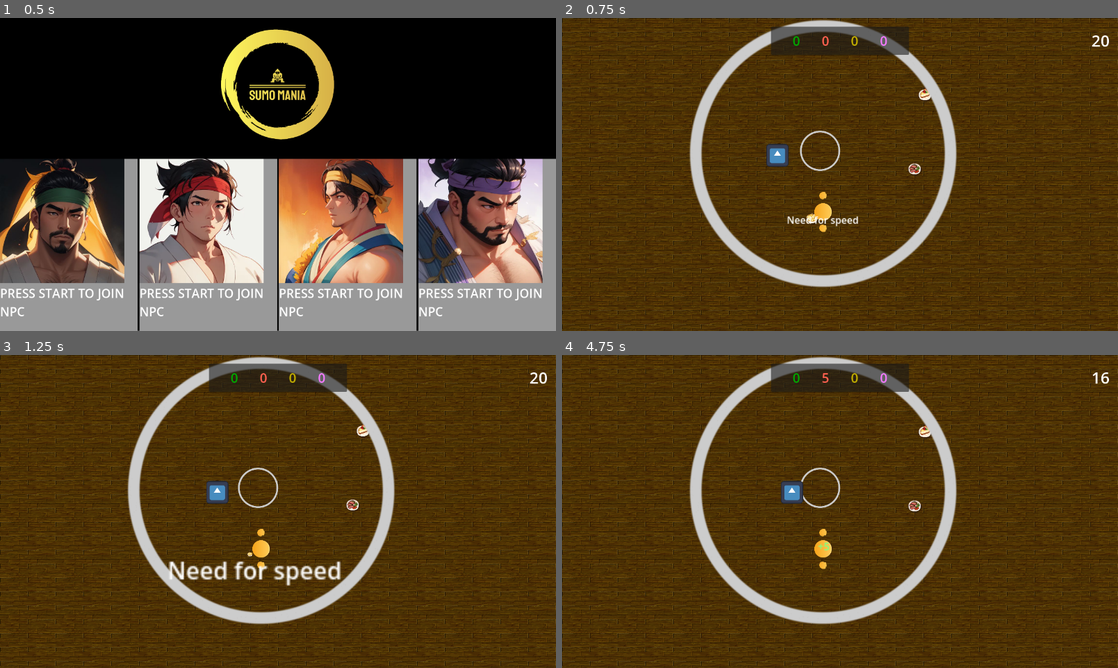
Above: before the commit, frames 1-4 (two rows, left to right).
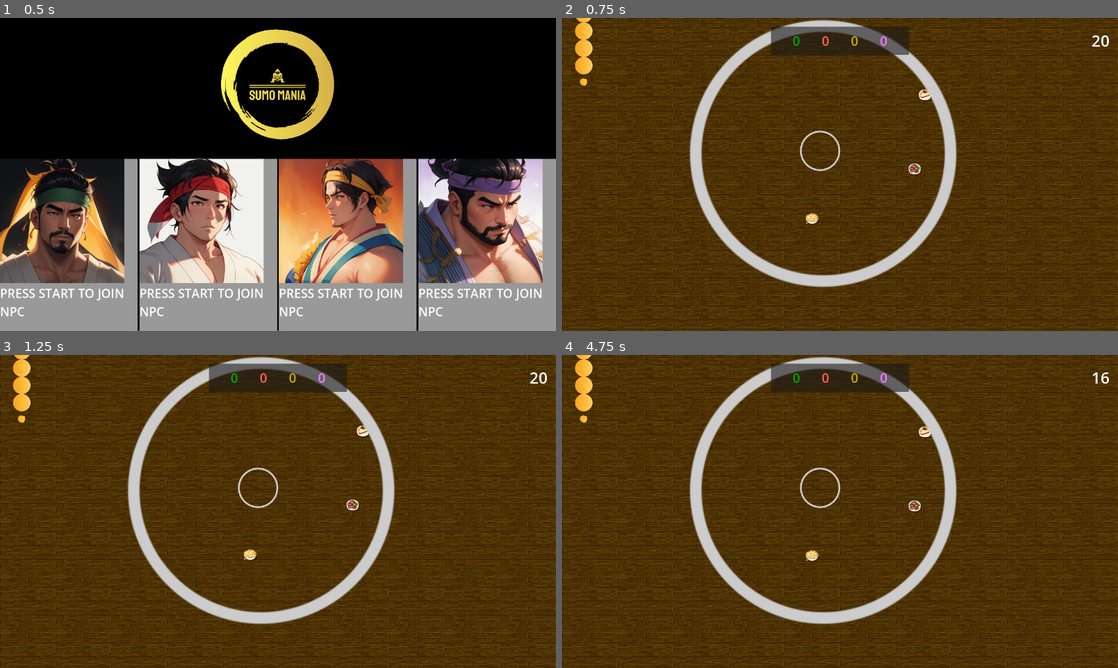
Above: after the commit, the same moments.

Repository: louiidev/ggj24_sumo
Game: Godot game, scene res://Scenes/Lobby.tscn
Two runs of this game, one before a commit and one after it. Both use one fixed random seed, a clock stepped at 60 frames per second and the inputs below. This scene is started directly instead of the project's main scene. The engine's default icon, where the game draws it, is replaced by a stand-in: a white triangle on a blue panel in a dark square.
Inputs:
- Up to frame 1 (0.5 s): no input
- Up to frame 2 (0.75 s): tap Enter (ui_accept) at 0.5, 0.6 s
- Up to frame 3 (1.25 s): tap Enter (ui_accept) at 0.77, 1.07 s
- Up to frame 4 (4.75 s): tap Enter (ui_accept) at 1.35, 1.52, 1.82, 2.1, 2.75, 2.85, 3.02, 3.32, 3.6, 3.77, 4.07, 4.25, 4.35, 4.52 s

Frame 1 is identical in both runs. In frame 2, 1.2% of the frame differs, in the area x 2-54%, y 0-69%; in frame 3, 2.1%, in the area x 2-62%, y 0-74%; in frame 4, 1.1%.

Commit message:
more updates

Diff:
--- a/Scenes/Player.gd
+++ b/Scenes/Player.gd
@@ -1,10 +1,9 @@
 extends RigidBody2D
 
-@export var playerNum = 0
 @export var moveSpeed:float = 900
 @export var tackleSpeed:float = 1800
 @export var deviceId = 0
-@export var is_cpu = false
+@export var is_player = false
 
 var playerMoveDirection = Vector2.ZERO
 var playerLookDirection = Vector2.ZERO
@@ -19,16 +18,17 @@
 	gravity_scale = 0.0
 	lock_rotation = true
 	GameGlobals.updateScore.connect(scoreUpdate)
-	print_debug(Input.get_connected_joypads())
 
 
 func _process(delta):
+	if !is_player:
+		return
 	if hasTackled && Input.get_joy_axis(deviceId, JOY_AXIS_TRIGGER_RIGHT) <= 0:
 		hasTackled = false
 
-func init(device_id: int, is_computer: bool):
+func init(device_id: int, is_real_player: bool):
 	deviceId = device_id
-	is_cpu = is_computer
+	is_player = is_real_player
 
 func look_follow(state: PhysicsDirectBodyState2D, current_transform: Transform2D, target_position: Vector2) -> void:
 	var speed = 0.1
@@ -43,6 +43,8 @@
 	return axis if(!(axis < deadzone && axis > -deadzone)) else 0
 
 func _physics_process(delta):
+	if !is_player:
+		return
 	playerLookDirection = Vector2(
 		joy_deadzone(Input.get_joy_axis(deviceId, JOY_AXIS_RIGHT_X), 0.2),
 		joy_deadzone(Input.get_joy_axis(deviceId, JOY_AXIS_RIGHT_Y), 0.2)
@@ -58,6 +60,8 @@
 func _integrate_forces(state):
 	state.apply_force(playerMoveDirection * moveSpeed)
 
+	if !is_player:
+		return
 	if Input.get_joy_axis(deviceId, JOY_AXIS_TRIGGER_RIGHT) > 0 && !hasTackled:
 		hasTackled = true
 		state.apply_impulse(Vector2.from_angle(rotation) * tackleSpeed)
@@ -68,7 +72,7 @@
 			speedBoostSeconds = 3
 
 func scoreUpdate(playerNumIn, scoreIn):
-	if(playerNum == playerNumIn):
+	if(deviceId == playerNumIn):
 		var scoreStr = str(scoreIn)
 		if(scoreIn > 0):
 			scoreStr = '+'+scoreStr
--- a/Scenes/king_of_the_hill.gd
+++ b/Scenes/king_of_the_hill.gd
@@ -34,6 +34,7 @@
 		reverseScoreTimes -= 1
 
 	for body in bodiesScoring:
-		GameGlobals.playerScores[body.playerNum] += score
-		GameGlobals.updateScore.emit(body.playerNum, score)
+		print(body.deviceId, "DEVICE ID")
+		GameGlobals.playerScores[body.deviceId] += score
+		GameGlobals.updateScore.emit(body.deviceId, score)
 	bodiesScoring = bodiesIn
--- a/Scenes/main.gd
+++ b/Scenes/main.gd
@@ -29,9 +29,14 @@
 		addPowerup()
 
 
-func init():
+func init(playerData: Array):
+	for p in playerData:
+		var player: Node2D = player_scene.instantiate()
+		player.init(p['device_id'], p['is_real_player'])
+		player.global_position = Vector2(50, 50)
+		add_child(player)
 
-	pass
+
 
 
 func _on_second_passed_timeout():
--- a/Scenes/main.tscn
+++ b/Scenes/main.tscn
@@ -1,12 +1,10 @@
-[gd_scene load_steps=10 format=3 uid="uid://dikp2l3gvbj8g"]
+[gd_scene load_steps=8 format=3 uid="uid://dikp2l3gvbj8g"]
 
 [ext_resource type="PackedScene" uid="uid://dk73d00m8s47q" path="res://Scenes/player_scores.tscn" id="1_70kyn"]
 [ext_resource type="Script" path="res://Scenes/main.gd" id="1_appyy"]
 [ext_resource type="Texture2D" uid="uid://ceye383gobb3v" path="res://images/Wood_06-128x128.png" id="2_bl537"]
 [ext_resource type="PackedScene" path="res://Scenes/king_of_the_hill.tscn" id="2_fj1ka"]
 [ext_resource type="Texture2D" uid="uid://c2vxlcxi73v46" path="res://images/paint circle.png" id="3_fpuyr"]
-[ext_resource type="PackedScene" path="res://Scenes/test_player.tscn" id="3_o8udx"]
-[ext_resource type="PackedScene" uid="uid://dm0ygsrgxenrw" path="res://Scenes/Player.tscn" id="6_nwdld"]
 
 [sub_resource type="TileSetAtlasSource" id="TileSetAtlasSource_w8twd"]
 texture = ExtResource("2_bl537")
@@ -36,17 +34,6 @@
 [node name="kingOfTheHill" parent="." instance=ExtResource("2_fj1ka")]
 position = Vector2(595, 305)
 
-[node name="TestPlayer" parent="." instance=ExtResource("3_o8udx")]
-position = Vector2(495, 316)
-up_direction = Vector2(0.707107, 0.707107)
-playerNum = 1
-
-[node name="Player" parent="." instance=ExtResource("6_nwdld")]
-position = Vector2(601, 446)
-playerNum = 1
-moveSpeed = 900.0
-tackleSpeed = 1800.0
-
 [node name="SecondPassed" type="Timer" parent="."]
 autostart = true
 
--- a/Scripts/LobbyController.gd
+++ b/Scripts/LobbyController.gd
@@ -4,6 +4,7 @@
 
 
 var player_panels: Array[Panel] = [null, null, null, null]
+var are_players_human: Array[bool] = [false, false, false, false]
 var player_select_item = preload("res://Scenes/PlayerSelectItem.tscn")
 
 @onready var UI: Control = $UI
@@ -43,6 +44,7 @@
 	check_start_game()
 	for i in player_panels.size():
 		if Input.is_joy_known(i) and Input.is_joy_button_pressed(i, JOY_BUTTON_START):
+			are_players_human[i] = true
 			join_player(i)
 
 func _joy_connection_changed(device: int, connected: bool):
@@ -51,7 +53,15 @@
 func start_game():
 	var scene = main_scene.instantiate()
 	get_tree().root.add_child(scene)
-	scene.init()
+	var playerData = []
+	for i in are_players_human.size():
+		playerData.push_front(
+			{
+				'is_real_player': are_players_human[i],
+				'device_id': i
+			}
+		)
+	scene.init(playerData)
 	get_node("/root/Lobby").hide()
 	enabled = false
 	pass
